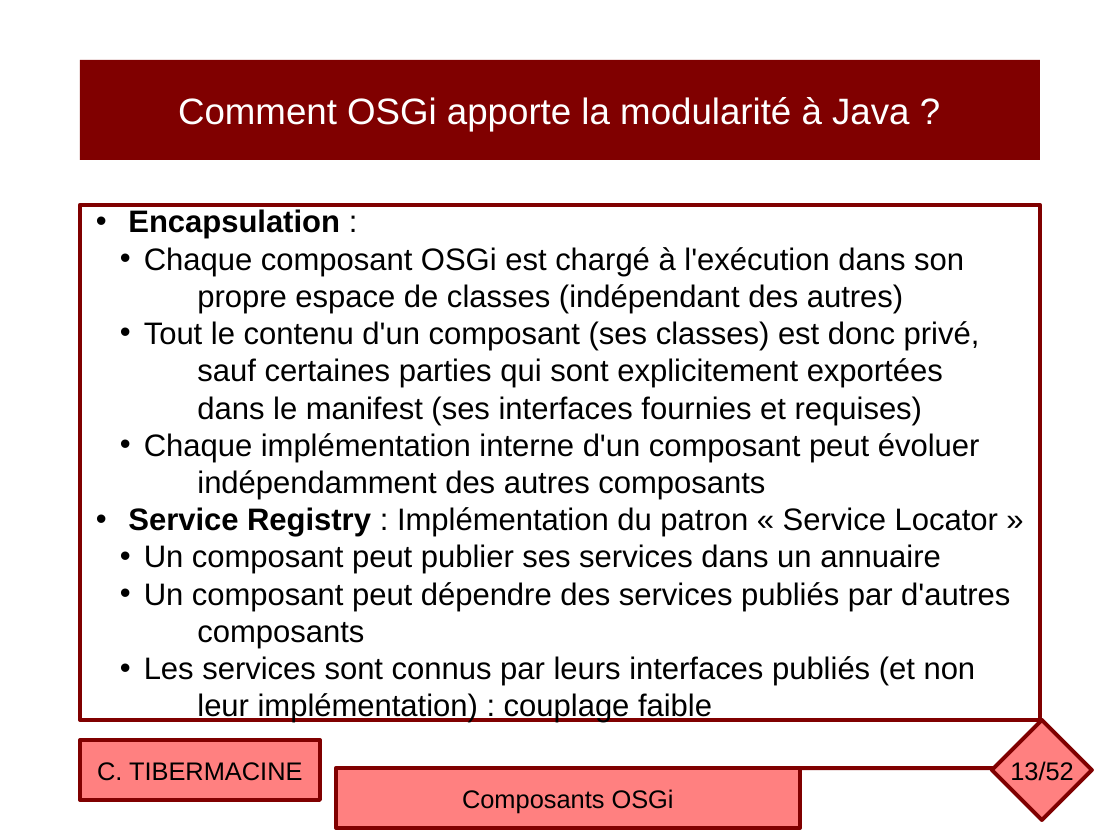
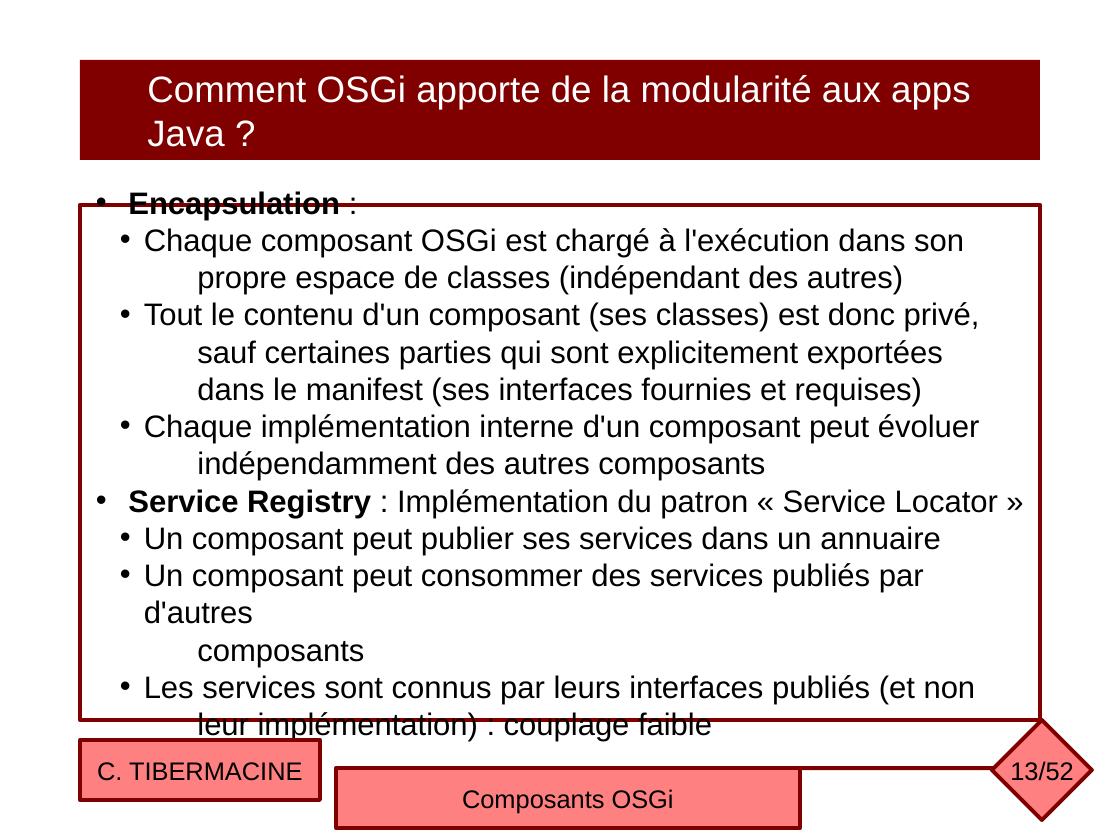
Before and after one commit to ctiber/composants, a slide deck: slide 13 of cours/cours3.odp. Drawn at 1120x840 pixels with LibreOffice and Linux fonts; fonts in the diff are those of the drawing. Boxes give left, top, right and bottom in pixels: in the first picture for what was removed or moved away, otherwise in the second. Text is boxed around its words. In the diff, an @@ line names an element or a change of style, - is before the commit and + after.

```diff
--- a/cours/cours3.odp
+++ b/cours/cours3.odp
@@ text in rectangle at box(147, 75, 971, 147): text changed @@
-Comment OSGi apporte la modularité à Java ?
+Comment OSGi apporte de la modularité aux apps Java ?
@@ text in rectangle at box(144, 563, 924, 624): text changed @@
-  • Un composant peut dépendre des services publiés par d'autres
+  • Un composant peut consommer des services publiés par d'autres
```
Also in this commit, not shown: 18 other slides changed, 2 other files.
